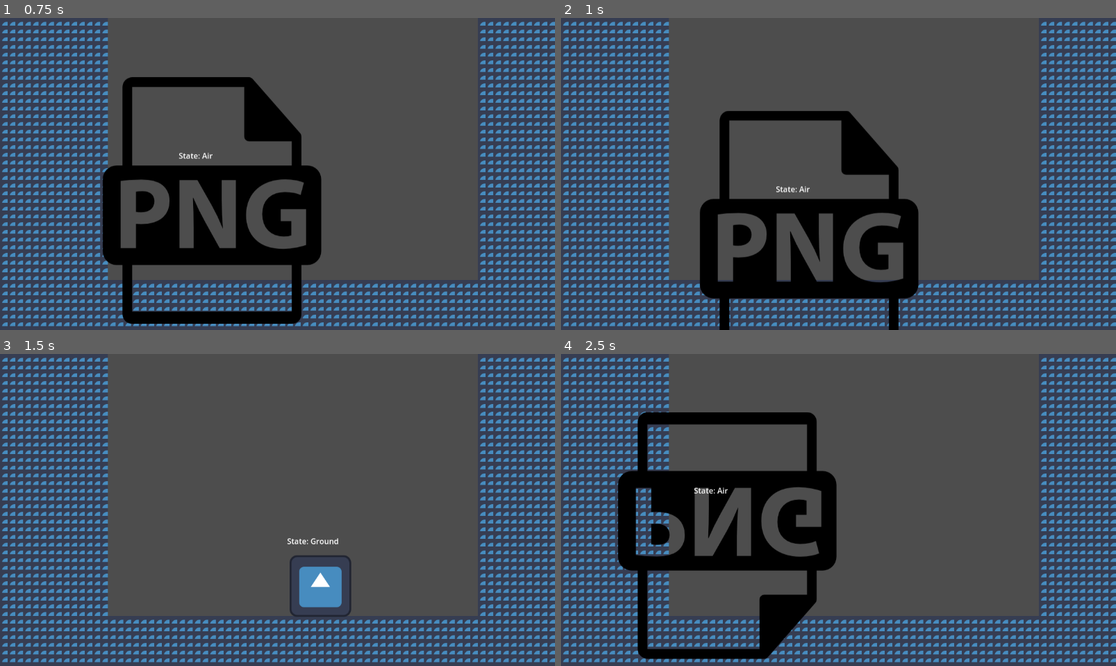
Above: before the commit, frames 1-4 (two rows, left to right).
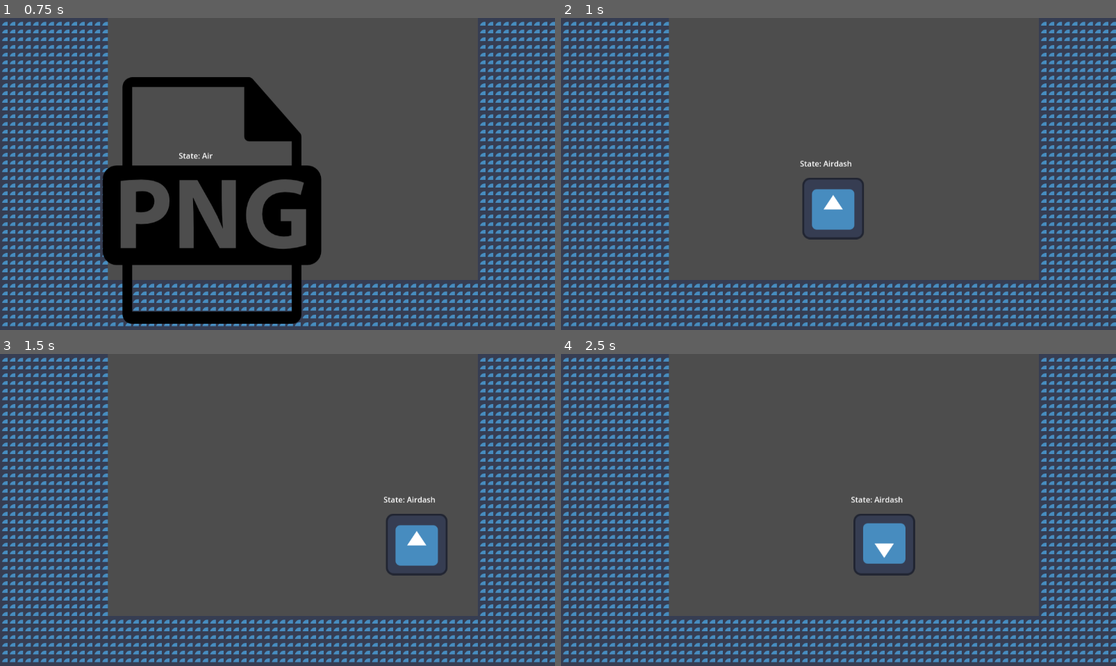
Above: after the commit, the same moments.

Repository: NicolasHelou/tech-demo
Game: Godot game, scene res://Scenes/demo.tscn
Same seed, same stepped clock (60 frames per second), same inputs: the game is played once before the commit and once after it. The engine's default icon, where the game draws it, is replaced by a stand-in: a white triangle on a blue panel in a dark square.
Inputs:
- Up to frame 1 (0.75 s): hold D (right) from 0.53 s (still down); hold Q (die) from 0.53 s (still down)
- Up to frame 2 (1 s): keep holding D (right); keep holding Q (die); tap Space (jump) at 0.77 s; tap E (dash, bound only after the commit) at 0.8 s
- Up to frame 3 (1.5 s): keep holding D (right); tap Space (jump) at 1.07 s; release Q (die) at 1.28 s; tap E (dash, bound only after the commit) at 1.35 s
- Up to frame 4 (2.5 s): tap Space (jump) at 1.52, 1.55, 1.82 s; release D (right) at 2.03 s; hold A (left) from 2.03 s (still down); hold Space (jump) from 2.03 s (still down); tap Q (die) at 2.3 s

Frame 1 is identical in both runs. In frame 2, 12% of the frame differs, in the area x 25-65%, y 29-100%; in frame 3, 2.8%; in frame 4, 14%, in the area x 10-64%, y 18-98%.

Commit message:
debugging airdash

Diff:
--- /dev/null
+++ b/Scenes/airdash.gd
@@ -0,0 +1,24 @@
+extends State
+
+class_name airdash_state
+@export var can_airdash : bool = false
+@export var dash_timer : Timer
+@export var ground_state: State
+@export var air_state: State
+
+
+# Called when the node enters the scene tree for the first time.
+func _ready() -> void:
+	pass
+func state_input(event : InputEvent):
+	if (event.is_action_pressed("dash")) and can_dash:
+		dash()
+# Called every frame. 'delta' is the elapsed time since the previous frame.
+func dash():
+	dash_timer.start()
+	can_dash = false
+
+func _on_dashtimer_timeout():
+	next_state = air_state
+	is_dashing = false
+	character.velocity.y = 500
--- a/Scenes/player.tscn
+++ b/Scenes/player.tscn
@@ -9,6 +9,8 @@
 [ext_resource type="Script" uid="uid://bjkshpfmlj7ss" path="res://Scripts/landingstate.gd" id="6_8erm5"]
 [ext_resource type="Script" uid="uid://cphqmw0uismm6" path="res://Scripts/statedebug.gd" id="7_3smsa"]
 [ext_resource type="Script" uid="uid://blds3f13o2pey" path="res://Scripts/dying.gd" id="7_8erm5"]
+[ext_resource type="Script" uid="uid://bw3peb2jlo052" path="res://Scenes/airdash.gd" id="9_tx1dd"]
+[ext_resource type="Script" uid="uid://c3ldekvgvc74" path="res://Scenes/walljump.gd" id="10_gymyn"]
 
 [sub_resource type="CapsuleShape2D" id="CapsuleShape2D_cvnsp"]
 radius = 50.0
@@ -256,10 +258,11 @@
 die_state = NodePath("../Dying")
 air_state = NodePath("../Air")
 
-[node name="Air" type="Node" parent="CharacterStateMachine" node_paths=PackedStringArray("die_state", "ground_state")]
+[node name="Air" type="Node" parent="CharacterStateMachine" node_paths=PackedStringArray("die_state", "ground_state", "dash_state")]
 script = ExtResource("5_3smsa")
 die_state = NodePath("../Dying")
 ground_state = NodePath("../Ground")
+dash_state = NodePath("../Airdash")
 ground_animation = "idle"
 
 [node name="Landing" type="Node" parent="CharacterStateMachine"]
@@ -271,6 +274,18 @@
 ground_state = NodePath("../Ground")
 can_move = false
 is_dead = true
+
+[node name="Airdash" type="Node" parent="CharacterStateMachine" node_paths=PackedStringArray("dash_timer", "ground_state", "air_state")]
+script = ExtResource("9_tx1dd")
+dash_timer = NodePath("dashtimer")
+ground_state = NodePath("../Ground")
+air_state = NodePath("../Air")
+is_dashing = true
+
+[node name="dashtimer" type="Timer" parent="CharacterStateMachine/Airdash"]
+
+[node name="Walljump" type="Node" parent="CharacterStateMachine"]
+script = ExtResource("10_gymyn")
 
 [node name="statedebug" type="Label" parent="." node_paths=PackedStringArray("state_machine")]
 offset_left = 342.0
@@ -282,6 +297,7 @@
 state_machine = NodePath("../CharacterStateMachine")
 
 [node name="Timer" type="Timer" parent="."]
+one_shot = true
 
 [node name="HitBox" type="Area2D" parent="."]
 
@@ -289,4 +305,5 @@
 position = Vector2(412, 318)
 shape = SubResource("CapsuleShape2D_cvnsp")
 
+[connection signal="timeout" from="CharacterStateMachine/Airdash/dashtimer" to="CharacterStateMachine/Airdash" method="_on_dashtimer_timeout"]
 [connection signal="timeout" from="Timer" to="." method="_on_timer_timeout"]
--- /dev/null
+++ b/Scenes/walljump.gd
@@ -0,0 +1,3 @@
+extends State
+
+class_name Walljump
--- /dev/null
+++ b/Scripts/Global.gd
@@ -0,0 +1,3 @@
+extends Node
+
+var character = " "
--- a/Scripts/State.gd
+++ b/Scripts/State.gd
@@ -4,6 +4,9 @@
 
 @export var can_move: bool = true
 @export var is_dead: bool = false
+@export var is_dashing : bool = false
+@export var can_dash : bool = false
+
 
 var character : CharacterBody2D
 var next_state: State
@@ -21,3 +24,7 @@
 	pass
 func change_to_state():
 	pass
+func airdash():
+	pass
+func dash():
+	pass
--- a/Scripts/airstate.gd
+++ b/Scripts/airstate.gd
@@ -4,19 +4,28 @@
 
 @export var die_state : State
 @export var ground_state : State
+@export var dash_state : State
 @export var ground_animation: String = "run"
 @export var die_animation: String = "die"
+
 
 func state_process(_delta):
 	if !character.is_on_floor():
 		playback.travel(die_animation)
 	if character.is_on_floor():
 		next_state = ground_state
+	if Global.character == "1":
+		can_dash = true
 
 
 func state_input(event : InputEvent):
 	if (event.is_action_pressed("die")):
 		die()
+	if can_dash and event.is_action_pressed("dash"):
+		airdash()
 
 func die():
 	next_state = die_state
+
+func airdash():
+	next_state = dash_state
--- a/Scripts/character_state_machine.gd
+++ b/Scripts/character_state_machine.gd
@@ -27,6 +27,9 @@
 func check_if_is_dead():
 	return current_state.is_dead
 
+func check_if_dashing():
+	return current_state.is_dashing
+
 func switch_states(new_state : State):
 	if (current_state != null):
 		current_state.on_exit()
--- a/Scripts/player.gd
+++ b/Scripts/player.gd
@@ -13,11 +13,17 @@
 func _ready():
 	add_to_group("player")
 	animation_tree.active = true
+	Global.character = "1"
 
 func _physics_process(delta: float) -> void:
+
 	# Add the gravity.
 	if not is_on_floor():
 		velocity += get_gravity() * delta
+
+	if state_machine.check_if_dashing():
+		velocity.y = 0
+		speed = 600.0
 
 	direction = Input.get_vector("left", "right", "up", "down")
 	if direction.x != 0 and state_machine.check_if_can_move():
--- a/project.godot
+++ b/project.godot
@@ -14,6 +14,10 @@
 run/main_scene="uid://duew5cl86qpjg"
 config/features=PackedStringArray("4.4", "Forward Plus")
 config/icon="res://icon.svg"
+
+[autoload]
+
+Global="*res://Scripts/Global.gd"
 
 [input]
 
@@ -47,3 +51,8 @@
 "events": [Object(InputEventKey,"resource_local_to_scene":false,"resource_name":"","device":-1,"window_id":0,"alt_press …(192 unchanged characters)…
 ]
 }
+dash={
+"deadzone": 0.2,
+"events": [Object(InputEventKey,"resource_local_to_scene":false,"resource_name":"","device":-1,"window_id":0,"alt_pressed":false,"shift_pressed":false,"ctrl_pressed":false,"meta_pressed":false,"pressed":false,"keycode":0,"physical_keycode":69,"key_label":0,"unicode":101,"location":0,"echo":false,"script":null)
+]
+}
Not shown, added: Scenes/airdash.gd.uid
Not shown: 1 places in Scenes/player.tscn that only renumber resources
Not shown, added: Scenes/walljump.gd.uid
Not shown, added: Scripts/Global.gd.uid
